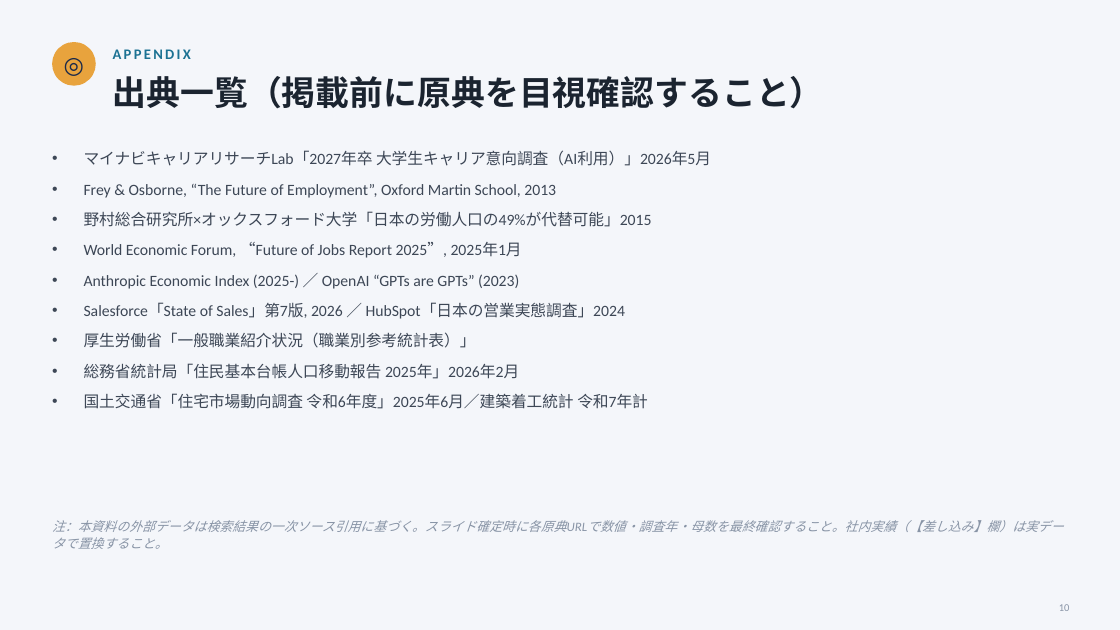
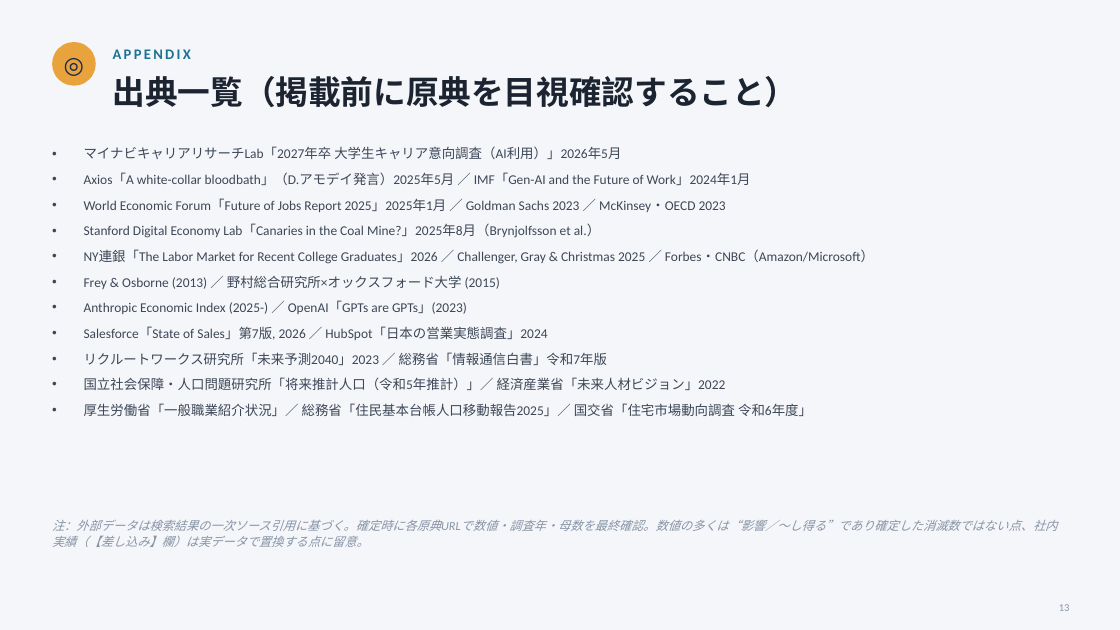
Before and after one commit to miyakumic/HRrecord, a slide deck: slide 13 of docs/ai-era-appeal-pitch-deck.pptx (slide 10 before the commit). Drawn at 1120x630 pixels with LibreOffice and Linux fonts; fonts in the diff are those of the drawing. Boxes give left, top, right and bottom in pixels: in the first picture for what was removed or moved away, otherwise in the second. Text is boxed around its words. In the diff, an @@ line names an element or a change of style, - is before the commit and + after.

```diff
--- a/docs/ai-era-appeal-pitch-deck.pptx
+++ b/docs/ai-era-appeal-pitch-deck.pptx
@@ text "出典一覧（掲載前に原典を目視確認すること）" at box(113, 76, 798, 107): size 29 to 28 pt @@
@@ text at box(84, 146, 621, 340): size 13.5 to 11.5 pt in "マイナビキャリアリサーチLab「2027年卒 大学生キャリア意向調査（AI利用）」2026年5月", "Salesforce「State of Sales」第7版, 2026 ／ HubSpot「日本の営業実態調査」2024"; line spacing 18pt to 16pt; less space between paragraphs @@
@@ text at box(84, 173, 874, 314): text changed; size 13.5 to 11.5 pt @@
-• Frey & Osborne, “The Future of Employment”, Oxford Martin School, 2013
-• 野村総合研究所×オックスフォード大学「日本の労働人口の49%が代替可能」2015
-• World Economic Forum, “Future of Jobs Report 2025”, 2025年1月
-• Anthropic Economic Index (2025-) ／ OpenAI “GPTs are GPTs” (2023)
+• Axios「A white-collar bloodbath」（D.アモデイ発言）2025年5月 ／ IMF「Gen-AI and the Future of Work」2024年1月
+• World Economic Forum「Future of Jobs Report 2025」2025年1月 ／ Goldman Sachs 2023 ／ McKinsey・OECD 2023
+• Stanford Digital Economy Lab「Canaries in the Coal Mine?」2025年8月（Brynjolfsson et al.）
+• NY連銀「The Labor Market for Recent College Graduates」2026 ／ Challenger, Gray & Christmas 2025 ／ Forbes・CNBC（Amazon/Microsoft）
+• Frey & Osborne (2013) ／ 野村総合研究所×オックスフォード大学 (2015)
+• Anthropic Economic Index (2025-) ／ OpenAI「GPTs are GPTs」(2023)
@@ text at box(84, 352, 812, 416): text changed; size 13.5 to 11.5 pt @@
-• 厚生労働省「一般職業紹介状況（職業別参考統計表）」
-• 総務省統計局「住民基本台帳人口移動報告 2025年」2026年2月
-• 国土交通省「住宅市場動向調査 令和6年度」2025年6月／建築着工統計 令和7年計
+• リクルートワークス研究所「未来予測2040」2023 ／ 総務省「情報通信白書」令和7年版
+• 国立社会保障・人口問題研究所「将来推計人口（令和5年推計）」／ 経済産業省「未来人材ビジョン」2022
+• 厚生労働省「一般職業紹介状況」／ 総務省「住民基本台帳人口移動報告2025」／ 国交省「住宅市場動向調査 令和6年度」
@@ text at box(52, 520, 1058, 547): text changed; size 11 to 10.5 pt @@
-注：本資料の外部データは検索結果の一次ソース引用に基づく。スライド確定時に各原典URLで数値・調査年・母数を最終確認すること。社内実績（【差し込み】欄）は実データで置換すること。
+注：外部データは検索結果の一次ソース引用に基づく。確定時に各原典URLで数値・調査年・母数を最終確認。数値の多くは“影響／〜し得る”であり確定した消滅数ではない点、社内実績（【差し込み】欄）は実データで置換する点に留意。
```
Also in this commit, not shown: 8 other slides changed, 3 slides added, 1 other file.
